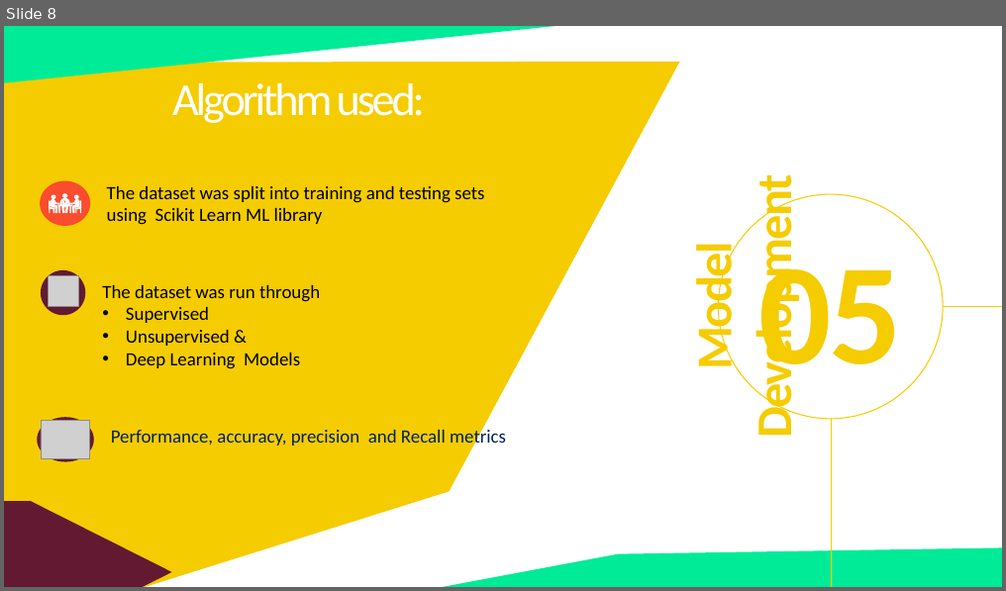
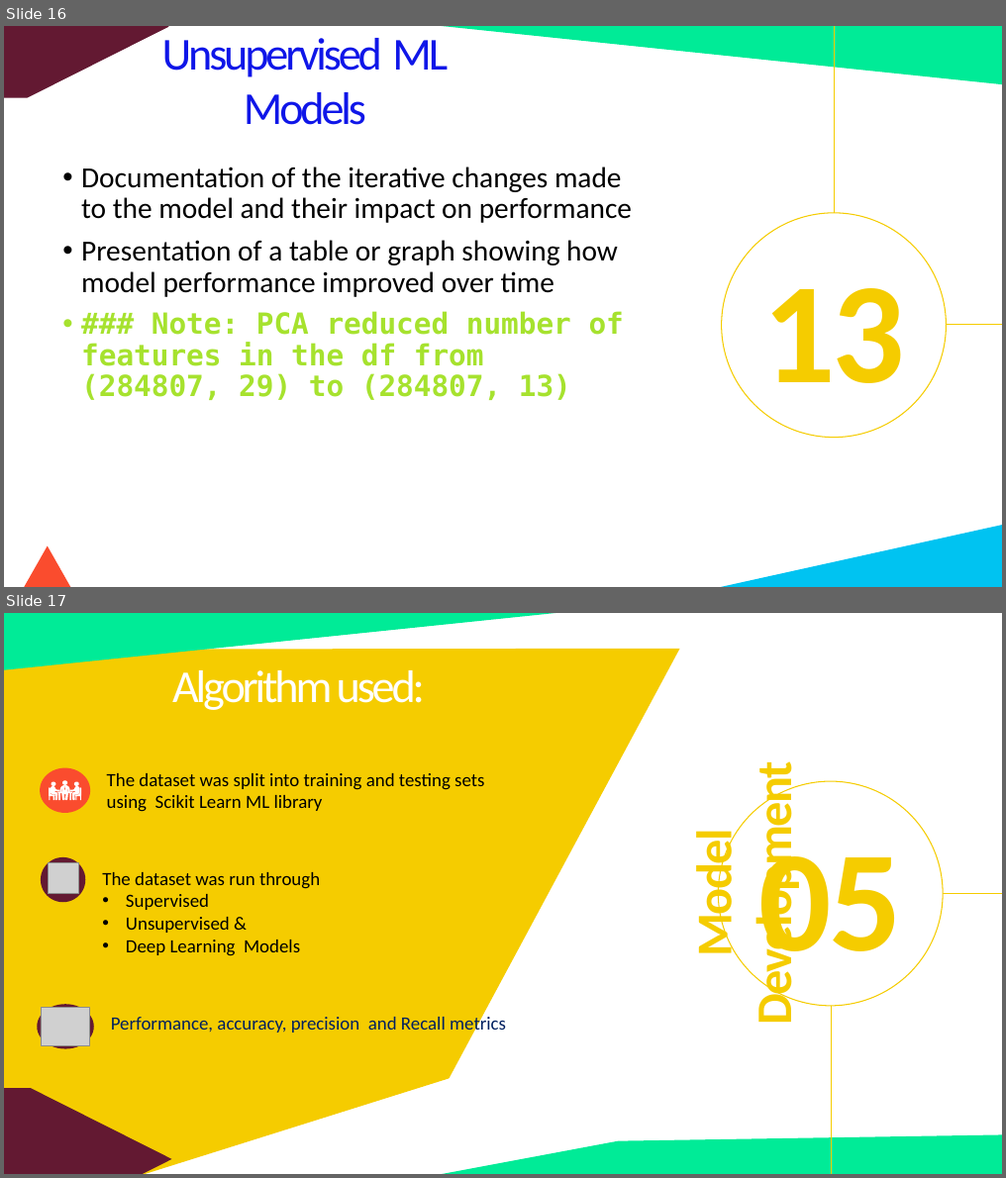
Before and after one commit to fbrowther/Detecting-Fraudulent-Credit-Card-Transactions-Using-Machine-Learning, a slide deck: CreditCardTransactions-Project4Group4.pptx. Shown one above the other, each under a label of ours: slide 8 before the commit, slides 16 and 17 after it. The pictures are 1006x591 and 1006x1178 pixels, drawn with LibreOffice and Linux fonts; fonts in the diff are those of the drawing; grey boxes stand for pictures. Boxes give left, top, right and bottom in pixels: in the first picture for what was removed or moved away, otherwise in the second. Text is boxed around its words. In the diff, an @@ line names an element or a change of style, - is before the commit and + after.

```diff
--- a/CreditCardTransactions-Project4Group4.pptx
+++ b/CreditCardTransactions-Project4Group4.pptx
@@ slide 16 added at box(4, 26, 1002, 587), background #FFFFFF @@
@@ pentagon arrow added at box(4, 26, 168, 98), fill #631932 @@
@@ text added at box(162, 38, 448, 125), 44 pt, text #0F16E8 @@
+Unsupervised ML Models
@@ right triangle added at box(442, 26, 1002, 84), fill #00EB97 @@
@@ line added from (835, 26) to (835, 213), #F5CC00 0.5 pt @@
@@ text added at box(81, 167, 632, 400), 28 pt, text #000000 @@
+• Documentation of the iterative changes made to the model and their impact on performance
+• Presentation of a table or graph showing how model performance improved over time
+• ### Note: PCA reduced number of features in the df from (284807, 29) to (284807, 13)
@@ ellipse added at box(722, 213, 946, 438), outline #F5CC00 1 pt @@
@@ text added at box(762, 288, 905, 416), 138 pt, text #F5CC00, bold @@
+13
@@ line added from (1002, 325) to (946, 325), #F5CC00 0.5 pt @@
@@ right triangle added at box(721, 525, 1002, 587), fill #00C3F1 @@
@@ diamond added at box(4, 547, 162, 587), fill #FA4C2E @@
@@ what was slide 8 is now slide 17 @@
```
Also in this commit, not shown: 2 slides changed, 18 other slides added, 39 other files.
